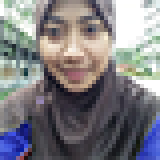
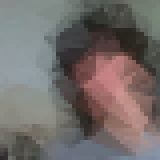
Layer changes from the first (160, 160) image to the second:
added layer "Hue/Saturation 1" above "random1" over left=0, top=0, right=160, bottom=160
showed "random1" over left=0, top=0, right=160, bottom=160
hid "radom2" over left=0, top=0, right=160, bottom=160
